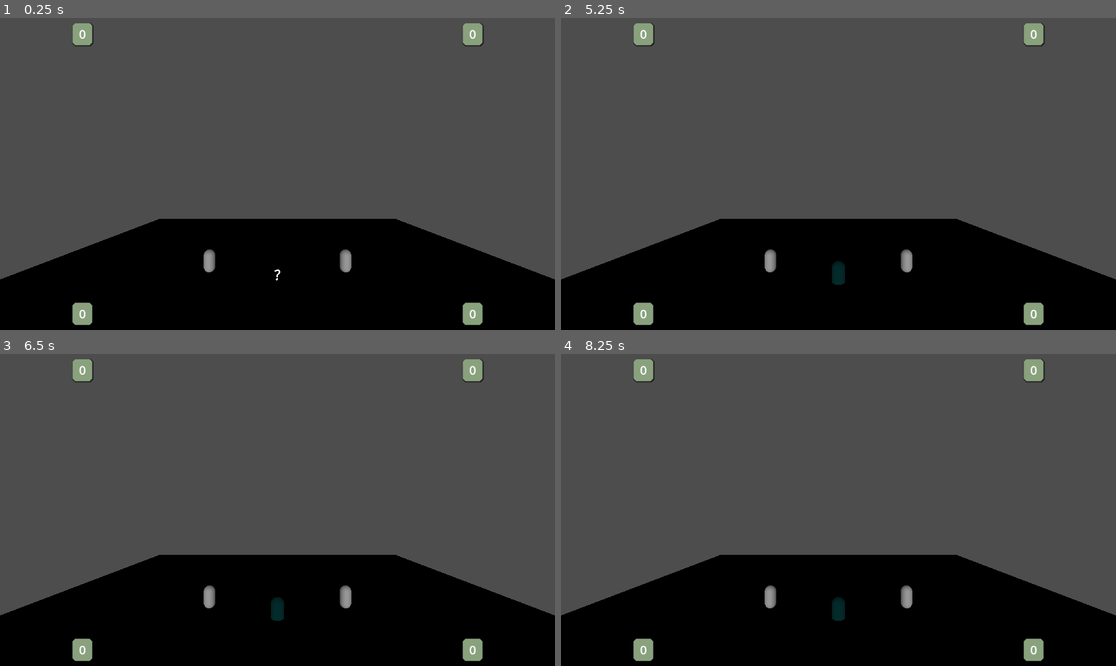
Above: before the commit, frames 1-4 (two rows, left to right).
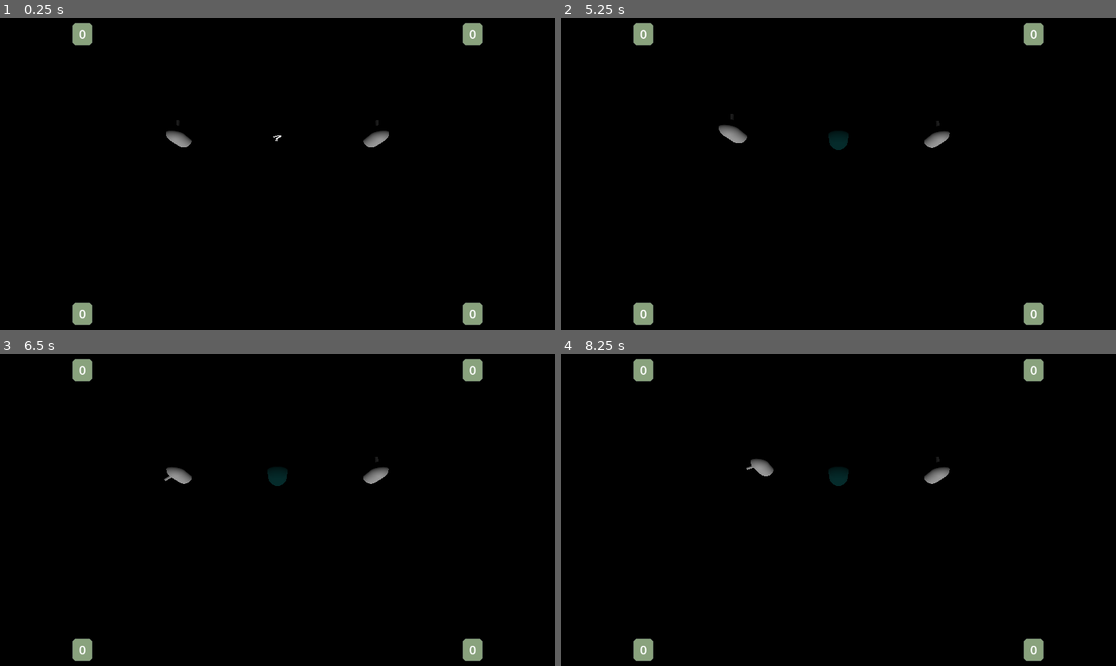
Above: after the commit, the same moments.

Repository: ronincampbell/GDS2Project
Game: Godot game, scene res://spells/test/Sandbox.tscn
Two runs of this game, one before a commit and one after it. Both use one fixed random seed, a clock stepped at 60 frames per second and the inputs below. This scene is started directly instead of the project's main scene.
Inputs:
- Up to frame 1 (0.25 s): no input
- Up to frame 2 (5.25 s): tap Enter (ui_accept) at 0.5, 0.77, 1.52, 3.02, 3.77, 4.25, 4.52, 5 s; hold D (PlayerRight) 0.53-1.28 s; hold Space 0.53-1.28 s; tap R at 0.8, 1.35, 2.3 s; hold S (PlayerDown) 1.28-2.03 s; tap Space at 1.55, 2.85, 4.35 s; hold D (PlayerRight) 2.03-2.78 s; hold E (PlayerInteract) 2.03-2.78 s; hold W (PlayerUp) 2.78-3.53 s; hold R 3.53-4.28 s; hold A (PlayerLeft) 3.53-5.03 s; hold S (PlayerDown) from 5.03 s (still down); hold R from 5.03 s (still down)
- Up to frame 3 (6.5 s): tap Enter (ui_accept) at 5.75, 6.02 s; release S (PlayerDown) at 5.78 s; release R at 5.78 s; hold D (PlayerRight) from 5.78 s (still down); tap E (PlayerInteract) at 5.85 s; tap Space at 6.05 s
- Up to frame 4 (8.25 s): tap Enter (ui_accept) at 6.5, 6.77, 7.52, 8 s; release D (PlayerRight) at 6.53 s; hold W (PlayerUp) 6.53-7.28 s; hold Space 6.53-7.28 s; tap R at 6.8, 7.35 s; hold D (PlayerRight) 7.28-8.03 s; tap Space at 7.55 s; hold S (PlayerDown) from 8.03 s (still down); hold Space from 8.03 s (still down)

The runs differ from the first frame. In frame 1, 70% of the frame differs, in the area x 0-100%, y 0-85%; in frame 2, 70%; in frame 3, 70%; in frame 4, 70%, in the area x 0-100%, y 0-86%.

Commit message:
Added testing play controls to test spells
Fireball works.
Spell pickup works.
Shield needs tweaking. (Capabilities not yet tested)

Diff:
--- a/project.godot
+++ b/project.godot
@@ -75,3 +75,8 @@
 [physics]
 
 3d/physics_engine="Jolt Physics"
+
+[rendering]
+
+renderer/rendering_method="gl_compatibility"
+renderer/rendering_method.mobile="gl_compatibility"
--- a/spells/spell_pickup.tscn
+++ b/spells/spell_pickup.tscn
@@ -18,6 +18,7 @@
 script = ExtResource("1_0dckw")
 fireball_scene = ExtResource("2_ofs2q")
 shield_scene = ExtResource("3_e1wh0")
+respawn_after_pickup = true
 
 [node name="Hitbox" type="CollisionShape3D" parent="."]
 shape = SubResource("SphereShape3D_i8kvt")
--- a/spells/test/PlayerDummy.tscn
+++ b/spells/test/PlayerDummy.tscn
@@ -9,10 +9,16 @@
 
 [sub_resource type="CapsuleMesh" id="CapsuleMesh_nmudy"]
 
+[sub_resource type="CylinderMesh" id="CylinderMesh_nmudy"]
+top_radius = 0.1
+bottom_radius = 0.1
+height = 0.4
+
 [node name="PlayerDummy" type="CharacterBody3D"]
 script = ExtResource("1_mhcx5")
 
 [node name="CollisionShape3D" type="CollisionShape3D" parent="."]
+transform = Transform3D(1, 0, 0, 0, 1, 0, 0, 0, 1, 0, 1.10864, 0)
 shape = SubResource("CapsuleShape3D_mhcx5")
 
 [node name="MeshInstance3D" type="MeshInstance3D" parent="."]
@@ -22,6 +28,10 @@
 [node name="Muzzle" type="Node3D" parent="."]
 transform = Transform3D(1, 0, 0, 0, 1, 0, 0, 0, 1, 0, 1.4, -0.6)
 
+[node name="MeshInstance3D" type="MeshInstance3D" parent="Muzzle"]
+transform = Transform3D(1, 0, 0, 0, 0.038475, 0.99926, 0, -0.99926, 0.038475, 0, 0, -0.0961988)
+mesh = SubResource("CylinderMesh_nmudy")
+
 [node name="SpellCaster" type="Node" parent="."]
 script = ExtResource("2_l44y6")
 fireball_scene = ExtResource("3_nmudy")
--- a/spells/test/Sandbox.tscn
+++ b/spells/test/Sandbox.tscn
@@ -1,9 +1,10 @@
-[gd_scene load_steps=8 format=3 uid="uid://c7mgnajsfihvg"]
+[gd_scene load_steps=9 format=3 uid="uid://c7mgnajsfihvg"]
 
 [ext_resource type="PackedScene" uid="uid://dxijlxb8njrf0" path="res://spells/test/PlayerDummy.tscn" id="1_63d72"]
 [ext_resource type="Script" uid="uid://d3qbwed2crx8f" path="res://spells/test/sandbox.gd" id="1_j0h5b"]
 [ext_resource type="PackedScene" uid="uid://r0qq4c5we7un" path="res://spells/spells/Fireball.tscn" id="2_f2qdg"]
 [ext_resource type="PackedScene" uid="uid://ben31qlfh5wt0" path="res://spells/spells/Shield.tscn" id="3_xvkqo"]
+[ext_resource type="Script" uid="uid://cptfnui6q75jl" path="res://spells/test/player_controller_test.gd" id="5_8550r"]
 [ext_resource type="PackedScene" uid="uid://bbmlir6a54ytl" path="res://spells/spell_pickup.tscn" id="5_xvkqo"]
 
 [sub_resource type="BoxShape3D" id="BoxShape3D_j0h5b"]
@@ -20,7 +21,7 @@
 caster_b_path = NodePath("PlayerA/SpellCaster")
 
 [node name="Camera3D" type="Camera3D" parent="."]
-transform = Transform3D(1, 0, 0, 0, 1, 0, 0, 0, 1, 0, 10, 18)
+transform = Transform3D(1, 0, 0, 0, 0.173648, 0.984808, 0, -0.984808, 0.173648, 0, 13.1553, 4.40786)
 current = true
 
 [node name="DirectionalLight3D" type="DirectionalLight3D" parent="."]
@@ -36,6 +37,12 @@
 
 [node name="PlayerA" parent="." instance=ExtResource("1_63d72")]
 transform = Transform3D(1, 0, 0, 0, 1, 0, 0, 0, 1, -6, 1, 0)
+script = ExtResource("5_8550r")
+move_speed = 7.0
+turn_speed_deg = 180.0
+gravity = 24.0
+respawn_position = Vector3(-6, 1, 0)
+respawn_facing_deg = 0.0
 
 [node name="PlayerB" parent="." instance=ExtResource("1_63d72")]
 transform = Transform3D(1, 0, 0, 0, 1, 0, 0, 0, 1, 6, 1, 0)
--- /dev/null
+++ b/spells/test/player_controller_test.gd
@@ -0,0 +1,72 @@
+extends CharacterBody3D
+class_name PlayerController
+
+@export var move_speed: float = 7.0
+@export var turn_speed_deg: float = 180.0
+@export var gravity: float = 24.0
+
+# optional: where to respawn with R
+@export var respawn_position: Vector3 = Vector3(-6, 1, 0)
+@export var respawn_facing_deg: float = 0.0
+
+var _kb: Vector3 = Vector3.ZERO  # knockback buffer (compatible with the old dummy behavior)
+var _caster: SpellCaster
+@onready var _muzzle: Node3D = get_node_or_null("Muzzle")
+
+func _ready() -> void:
+	_caster = get_node_or_null("SpellCaster") as SpellCaster
+	if _caster == null:
+		push_error("PlayerController: missing child node 'SpellCaster' with SpellCaster.gd")
+	# place at start if desired
+	if respawn_position != Vector3.ZERO:
+		global_position = respawn_position
+	rotation.y = deg_to_rad(respawn_facing_deg)
+
+func _physics_process(delta: float) -> void:
+	# --- turn (A/D) ---
+	var yaw_input := 0.0
+	if Input.is_key_pressed(KEY_A): yaw_input -= 1.0
+	if Input.is_key_pressed(KEY_D): yaw_input += 1.0
+	rotation.y += deg_to_rad(turn_speed_deg) * yaw_input * delta
+
+	# --- move (W/S) in local forward plane ---
+	var move_input := 0.0
+	if Input.is_key_pressed(KEY_W): move_input += 1.0
+	if Input.is_key_pressed(KEY_S): move_input -= 1.0
+
+	var forward: Vector3 = -global_transform.basis.z
+	var wish: Vector3 = forward * move_input * move_speed
+	# carry over any knockback the spells applied
+	var horiz := Vector3(wish.x + _kb.x, 0.0, wish.z + _kb.z)
+
+	velocity.x = horiz.x
+	velocity.z = horiz.z
+
+	# gravity
+	if not is_on_floor():
+		velocity.y -= gravity * delta
+	else:
+		velocity.y = 0.0
+
+	move_and_slide()
+
+	# decay knockback smoothly
+	_kb = _kb.move_toward(Vector3.ZERO, 10.0 * delta)
+
+	# cast on Space (single-slot "use whatever I have")
+	if Input.is_key_pressed(KEY_SPACE) and _caster != null:
+		_caster.cast_current()
+
+	# quick reset to start with R
+	if Input.is_key_pressed(KEY_R):
+		_reset_to_spawn()
+
+func apply_knockback(from: Vector3, strength: float) -> void:
+	var dir := (global_transform.origin - from).normalized()
+	_kb += dir * strength
+
+func _reset_to_spawn() -> void:
+	global_position = respawn_position
+	velocity = Vector3.ZERO
+	_kb = Vector3.ZERO
+	rotation.y = deg_to_rad(respawn_facing_deg)
Not shown: 1 places in Props/prop_preview_material.tres that only renumber resources
Not shown: 1 places in spells/test/PlayerDummy.tscn that only renumber resources
Not shown, added: spells/test/player_controller_test.gd.uid
